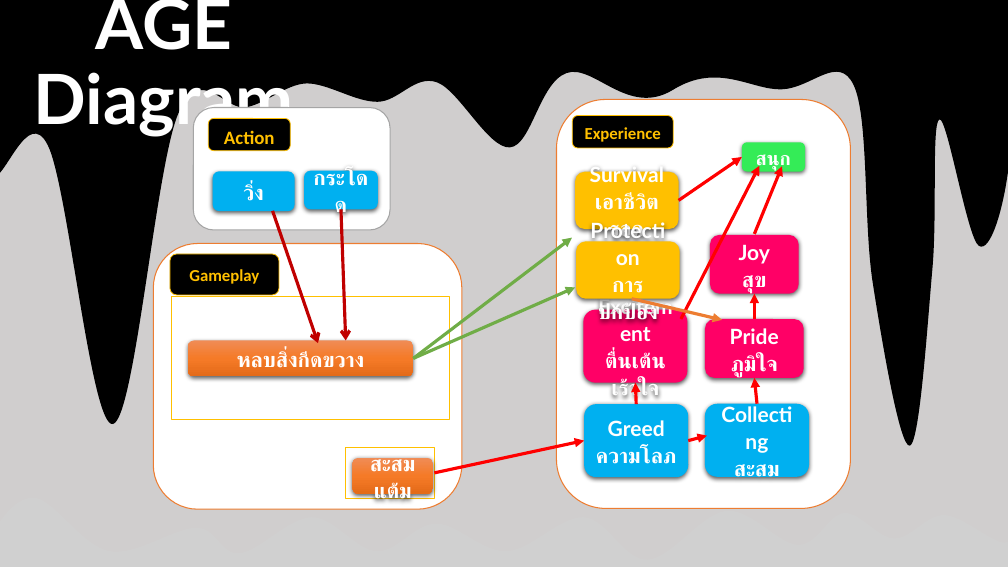
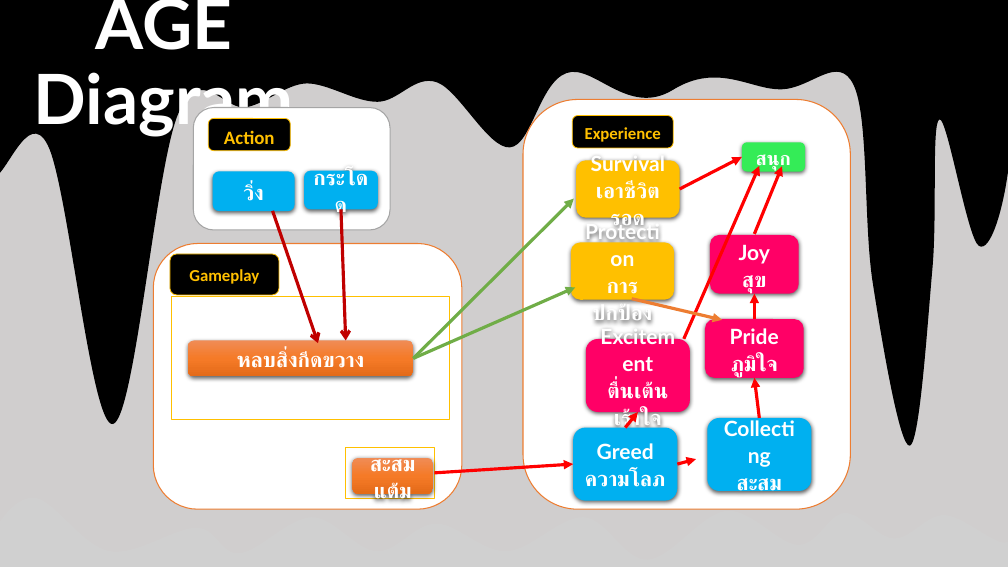
Before and after one commit to suwimonfaiy/Game-2560-16, a slide deck: slide 5 of game16.pptx. Drawn at 1008x567 pixels with LibreOffice and Linux fonts; fonts in the diff are those of the drawing; grey boxes stand for pictures. Boxes give left, top, right and bottom in pixels: in the first picture for what was removed or moved away, otherwise in the second. Text is boxed around its words. In the diff, an @@ line names an element or a change of style, - is before the commit and + after.

```diff
--- a/game16.pptx
+++ b/game16.pptx
@@ rounded rectangle: place and size @@
-rounded rectangle at (557, 100, 851, 509)
+rounded rectangle at (523, 100, 851, 510)
@@ rounded rectangle "Survival": place and size @@
-rounded rectangle "Survival" at (575, 172, 679, 229)
+rounded rectangle "Survival" at (576, 160, 680, 218)
@@ arrow moved from (679, 200) - (742, 157) to (680, 189) - (742, 157) @@
@@ arrow moved from (681, 319) - (759, 166) to (684, 339) - (759, 166) @@
@@ arrow moved from (414, 358) - (572, 237) to (414, 358) - (574, 199) @@
@@ rounded rectangle "Protection": place and size @@
-rounded rectangle "Protection" at (576, 241, 680, 299)
+rounded rectangle "Protection" at (571, 243, 675, 300)
@@ rounded rectangle "Excitement": place and size @@
-rounded rectangle "Excitement" at (584, 310, 688, 383)
+rounded rectangle "Excitement" at (586, 339, 690, 412)
@@ arrow moved from (757, 404) - (755, 378) to (759, 418) - (755, 378) @@
@@ arrow moved from (637, 405) - (636, 383) to (625, 428) - (638, 412) @@
@@ rounded rectangle "Collecting": place and size @@
-rounded rectangle "Collecting" at (705, 404, 809, 477)
+rounded rectangle "Collecting" at (708, 418, 812, 492)
@@ rounded rectangle "Greed": place and size @@
-rounded rectangle "Greed" at (585, 405, 689, 478)
+rounded rectangle "Greed" at (573, 428, 678, 501)
@@ arrow moved from (435, 473) - (585, 441) to (435, 473) - (573, 464) @@
@@ arrow moved from (688, 441) - (707, 436) to (678, 464) - (696, 459) @@
```
